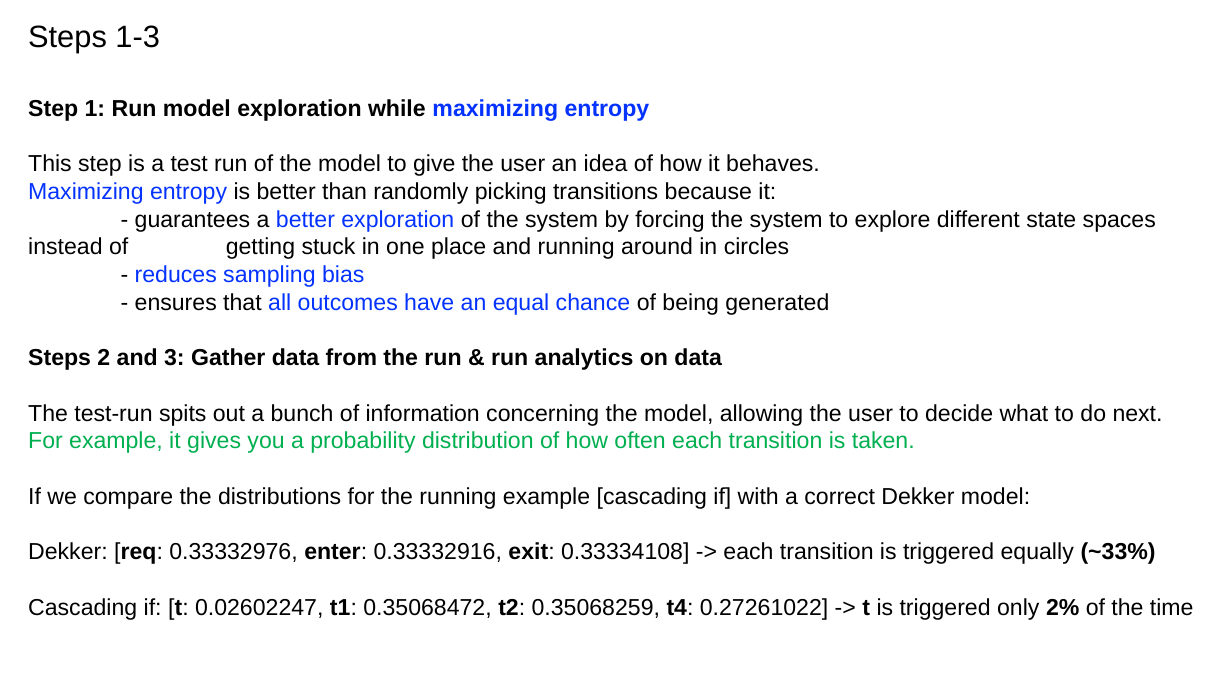
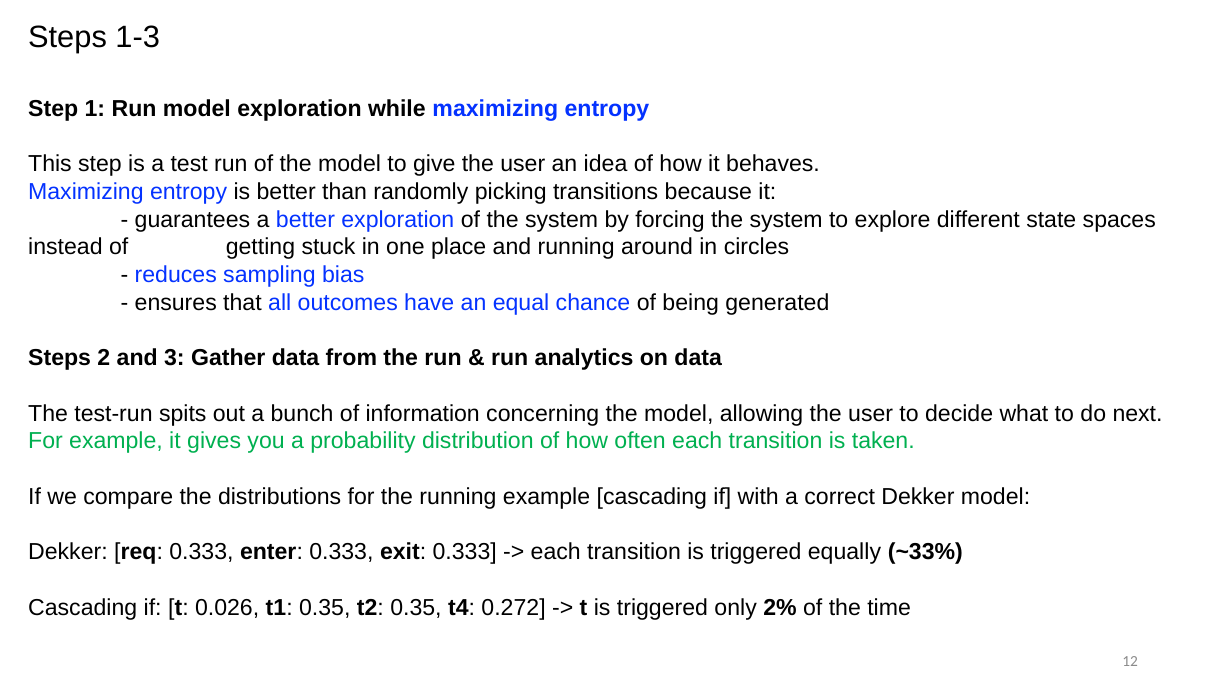
Before and after one commit to cubicle-model-checker/cubicle, a slide deck: slide 12 of mcmc_method.pptx. Drawn at 1232x693 pixels with LibreOffice and Linux fonts; fonts in the diff are those of the drawing. Boxes give left, top, right and bottom in pixels: in the first picture for what was removed or moved away, otherwise in the second. Text is boxed around its words. In the diff, an @@ line names an element or a change of style, - is before the commit and + after.

```diff
--- a/mcmc_method.pptx
+++ b/mcmc_method.pptx
@@ text at (x1=28, y1=542, x2=963, y2=620): text changed @@
-Dekker: [req: 0.33332976, enter: 0.33332916, exit: 0.33334108] -> each transition is triggered equally (~33%)
-Cascading if: [t: 0.02602247, t1: 0.35068472, t2: 0.35068259, t4: 0.27261022] -> t is triggered only 2% of the time
+Dekker: [req: 0.333, enter: 0.333, exit: 0.333] -> each transition is triggered equally (~33%)
+Cascading if: [t: 0.026, t1: 0.35, t2: 0.35, t4: 0.272] -> t is triggered only 2% of the time
@@ page number added at (x1=1122, y1=656, x2=1138, y2=666), 12 pt, text #8C8C8C @@
+12
```
Also in this commit, not shown: 23 other slides changed, 6 slides added.
